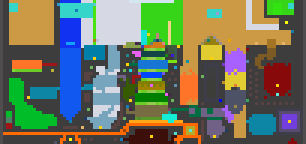
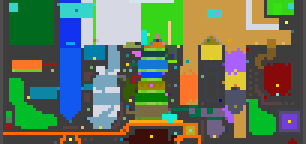
Layers edited between the first and the second w=306, h=144 image:
painted on "Wormy Walls" over box(129, 66, 279, 105)
painted on "biome_map.png" over box(9, 0, 276, 135)
